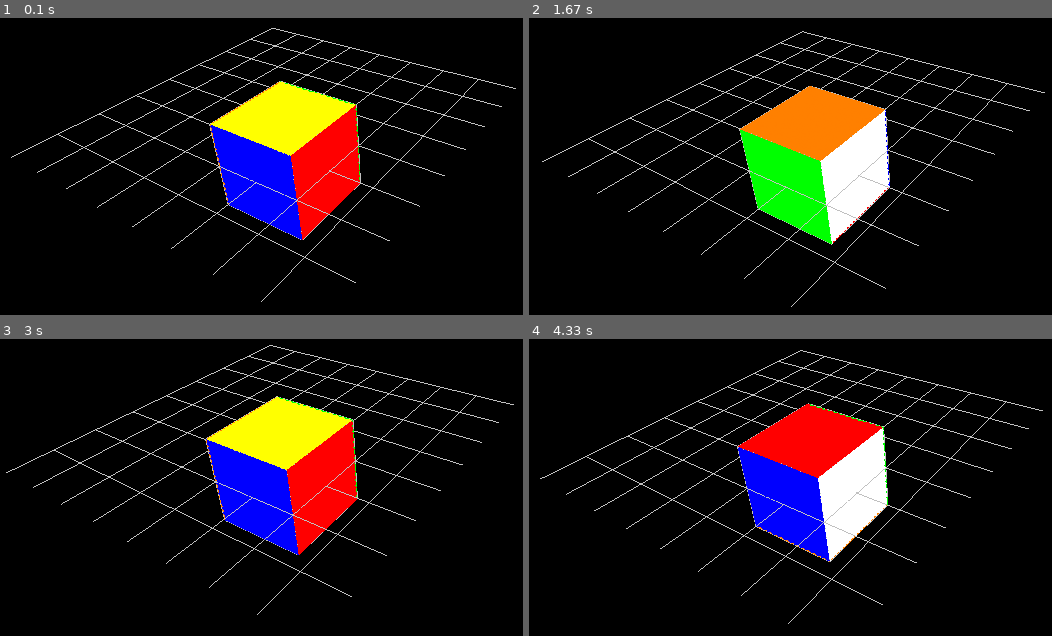
Above: before the commit, frames 1-4 (two rows, left to right).
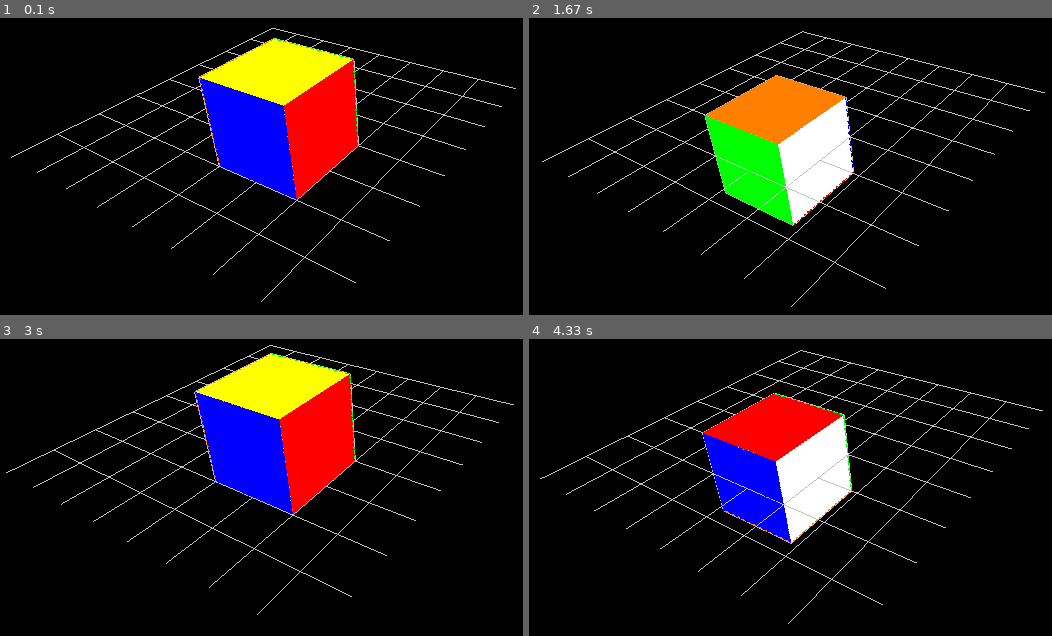
Above: after the commit, the same moments.

Repository: ogu83/pyrubicscube
Game: pygame game, started from pyrubicscube.py
The game is run twice, just before and just after one commit, with the same random seed, the same clock (stepped at 60 frames per second) and the same inputs.
Inputs (mouse positions are in pixels of both pictures, inside the frame that each line leads up to):
- Up to frame 1 (0.1 s): no input
- Up to frame 2 (1.67 s): hold Right 0.33-0.8 s; move the mouse to (884, 142) at 0.37 s; hold Up 0.83-1.13 s; hold Right 1.17-1.63 s; hold D 1.17-1.63 s
- Up to frame 3 (3 s): hold Left 1.67-2.2 s; hold A 1.67-2.2 s; hold Down 2.23-2.53 s; hold S 2.23-2.53 s; hold Left 2.57-2.97 s; hold A 2.57-2.97 s
- Up to frame 4 (4.33 s): hold Up 3-3.37 s; hold W 3-3.37 s; hold Right 3.4-4.03 s; hold D 3.4-4.03 s; hold Down from 4.07 s (still down); hold S from 4.07 s (still down)

The runs differ from the first frame. In frame 1, 11% of the frame differs, in the area x 37-70%, y 6-75%; in frame 2, 9.7%; in frame 3, 11%, in the area x 37-69%, y 4-73%; in frame 4, 9.7%.

Commit message:
Rotation by self axis ??

Diff:
--- a/OpenGL_Geometry.py
+++ b/OpenGL_Geometry.py
@@ -4,6 +4,17 @@
 from OpenGL_Colors import *
 from OpenGL.GL import *
 from OpenGL.GLU import *
+
+UNIT_CUBE_VERTICIES=[
+    [1.0, -1.0, -1.0],
+    [1.0, 1.0, -1.0],
+    [-1.0, 1.0, -1.0],
+    [-1.0, -1.0, -1.0],
+    [1.0, -1.0, 1.0],
+    [1.0, 1.0, 1.0],
+    [-1.0, -1.0, 1.0],
+    [-1.0, 1.0, 1.0],
+]
 
 class Grid3D:
     def __init__(self, size = 1, depth_x = 50, depth_y = 50, color = GRAY):
@@ -29,20 +40,11 @@
         glEnd()
 
 class Cube3D:
-    angle_x = [0, 0]
-    angle_y = [0, 0]
-    angle_z = [0, 0]
+    angle_x = [0, 0, False]
+    angle_y = [0, 0, False]
+    angle_z = [0, 0, False]
 
-    verticies=[
-        [1.0, -1.0, -1.0],
-        [1.0, 1.0, -1.0],
-        [-1.0, 1.0, -1.0],
-        [-1.0, -1.0, -1.0],
-        [1.0, -1.0, 1.0],
-        [1.0, 1.0, 1.0],
-        [-1.0, -1.0, 1.0],
-        [-1.0, 1.0, 1.0],
-    ]
+    verticies = UNIT_CUBE_VERTICIES
 
     edges = (
         (0,1),
@@ -114,18 +116,23 @@
     def assing_rotate_all_vertex(self,rotation_matrix):
         for vertex in self.verticies:
             v = rotation_matrix.dot(vertex)
-            self.assing_vertex(vertex,v)
+            self.assing_vertex(vertex, v)
 
-    def rotateX(self, angle):
+    def rotateX(self, angle, use_self_center=False):
         rad = angle * math.pi / 180
         cosa = (math.cos(rad))
         sina = (math.sin(rad))
         rotation_matrix = np.array([[1.0, 0.0, 0.0],
                                     [0.0, cosa, -sina],
                                     [0.0, sina, cosa]])
-        self.assing_rotate_all_vertex(rotation_matrix)
 
-    def rotateY(self, angle):
+        if (use_self_center):
+            #TODO:Rotation matrix degisecek
+            self.assing_rotate_all_vertex(rotation_matrix)
+        else:
+            self.assing_rotate_all_vertex(rotation_matrix)
+
+    def rotateY(self, angle,use_self_center=False):
         rad = angle * math.pi / 180
         cosa = (math.cos(rad))
         sina = (math.sin(rad))
@@ -134,7 +141,7 @@
                                     [-sina, 0.0, cosa]])
         self.assing_rotate_all_vertex(rotation_matrix)
 
-    def rotateZ(self, angle):
+    def rotateZ(self, angle,use_self_center=False):
         rad = angle * math.pi / 180
         cosa = (math.cos(rad))
         sina = (math.sin(rad))
@@ -154,31 +161,32 @@
     def do_animations(self, speed=15):
         if (self.angle_x[0] < self.angle_x[1]):
             self.angle_x[0] += speed
-            self.rotateX(speed)
+            self.rotateX(speed, self.angle_x[2])
         elif (self.angle_x[0] > self.angle_x[1]):
             self.angle_x[0] -= speed
-            self.rotateX(-speed)
+            self.rotateX(-speed, self.angle_x[2])
 
         if (self.angle_y[0] < self.angle_y[1]):
             self.angle_y[0] += speed
-            self.rotateY(speed)
+            self.rotateY(speed, self.angle_y[2])
         elif (self.angle_y[0] > self.angle_y[1]):
             self.angle_y[0] -= speed
-            self.rotateY(-speed)
+            self.rotateY(-speed, self.angle_y[2])
 
         if (self.angle_z[0] < self.angle_z[1]):
             self.angle_y[0] += speed
-            self.rotateY(speed)
+            self.rotateZ(speed, self.angle_z[2])
         elif (self.angle_z[0] > self.angle_z[1]):
             self.angle_z[0] -= speed
-            self.rotateZ(-speed)
+            self.rotateZ(-speed, self.angle_z[2])
 
     def is_on_animation(self):
         return (self.angle_x[0] == self.angle_x[1] and self.angle_y[0] == self.angle_y[1] and self.angle_z[0] == self.angle_z[1]) == False
 
-    def animated_rotateX(self,angle):
+    def animated_rotateX(self, angle, use_self_center):
         if (not self.is_on_animation()):
             self.angle_x[1] += angle
+            self.angle_x[2] = use_self_center
 
     def animated_rotateY(self,angle):
         if (not self.is_on_animation()):
--- a/Simulation3.py
+++ b/Simulation3.py
@@ -39,7 +39,7 @@
 
         cube = Cube3D(4)
         grid = Grid3D(4, 32,32)
-#        cube.translate_size([0, 1, 0])
+        cube.translate_size([0, 1, 0])
 
         while True:
             for event in pygame.event.get():
@@ -52,9 +52,9 @@
                     elif (event.key == pygame.K_RIGHT):
                         cube.animated_rotateY(90)
                     elif (event.key == pygame.K_UP):
-                        cube.animated_rotateX(-90)
+                        cube.animated_rotateX(-90, True)
                     elif (event.key == pygame.K_DOWN):
-                        cube.animated_rotateX(90)
+                        cube.animated_rotateX(90, True)
                     elif (event.key == pygame.K_w):
                         self.on_key_w = True
                     elif (event.key == pygame.K_a):
